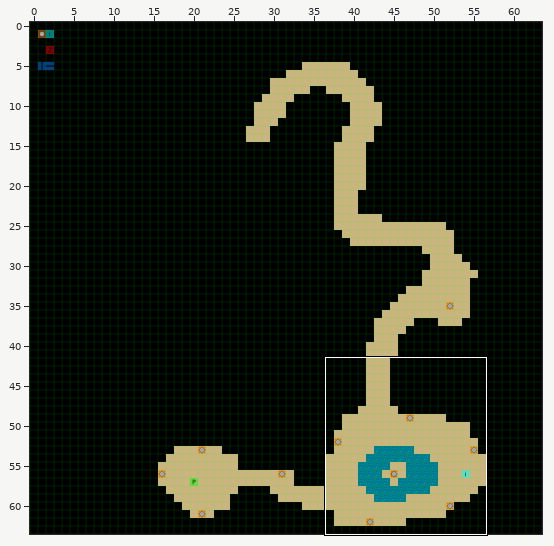
A Tiled map (JSON) gets an edit: assets/maps/chap1.json. The first picture is a wide view before the edit; the outline marks the close-up.
Close-up. Before the commit:
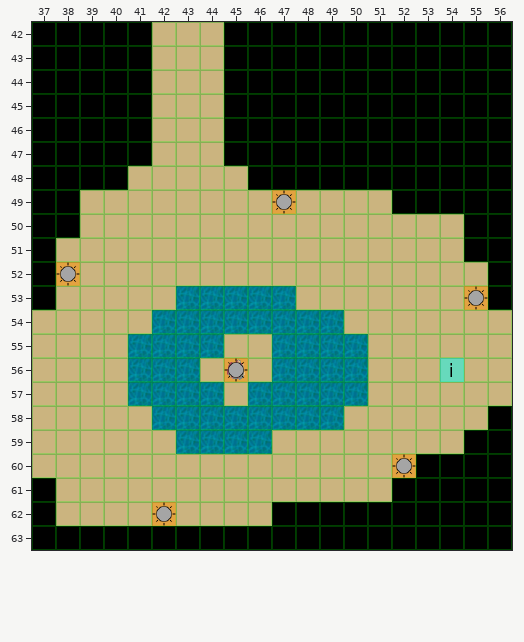
Cells are 32x32 px. Shown: x 37..56, y 42..63. The commit also changed other parts of the map, which this record leaves out.
After:
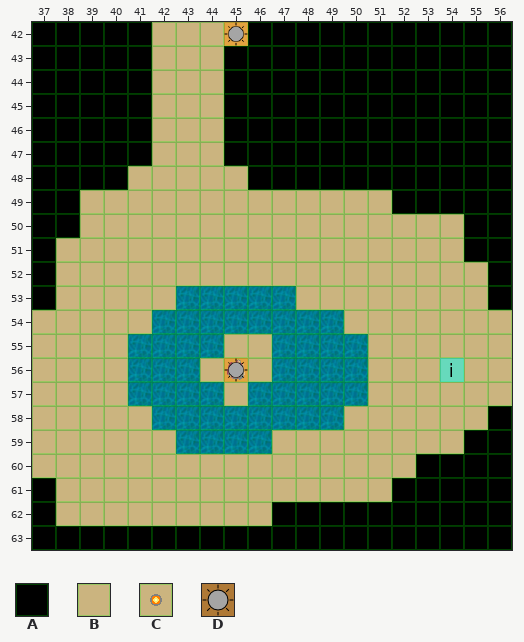
Key: from "basic": A 0, B 1, C 8; from "items": D 0.
_ is an empty cell.
Objects are placed by their top-left corner, in cells (3,4 is the top-left corner of cell 3,4); size is 1x1 cell unless given.
What changed:
Layer "map":
y 42: x 45 A -> C
y 49: x 47 C -> B
y 52: x 38 C -> B
y 53: x 55 C -> B
y 60: x 52 C -> B
y 62: x 42 C -> B
Layer "lights":
changed: D "LowLight" at 47,49 -> outside this view
changed: D "LowLight" at 38,52 -> outside this view
changed: D "LowLight" at 55,53 -> outside this view
changed: D "LowLight" at 42,62 -> D "LowLight" at 45,42
removed: D "LowLight" at 52,60
Where, in picture pixels (left, top, right, bottom), the same in both close-ups:
changed: (224, 22, 248, 46)
changed: (272, 190, 296, 214)
changed: (56, 262, 80, 286)
changed: (464, 286, 488, 310)
changed: (392, 454, 416, 478)
changed: (152, 502, 176, 526)
